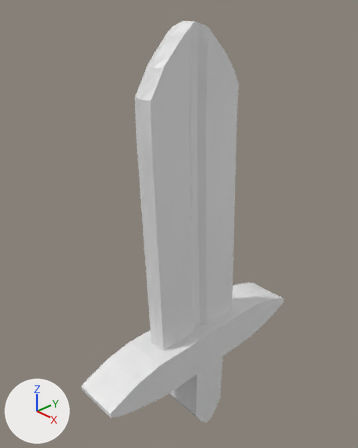
The Blender file Assets/3D-Models/sword.blend as it was, and as the next commit left it.
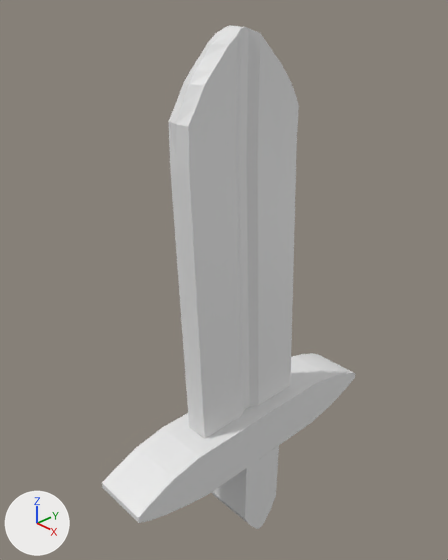
The first picture shows the older version from a camera (50 mm lens) standing at (0.1441, -0.147, -0.0367) and looking at (-0.0096, -0.0024, -0.1435). The close-ups show both versions on the part from 0% to 100% of the width and 0% to 100% of the height of that picture; other places that the commit changed are outside them. The axes (+X, +Y, +Z) are drawn at lower left. The lights are the same throughout.
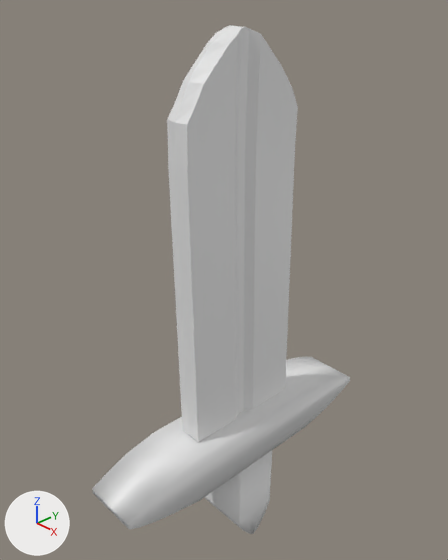
Changed parts and their boxes [x1, y1, x2, y2] in the close-ups (448 x 560 px):
'Cube.000', turned: before [168, 25, 299, 439]; after [167, 25, 298, 442]
'Cube.001', shading changed, moved: before [102, 353, 355, 523]; after [92, 357, 350, 529]
'Cube.002', moved: before [211, 446, 279, 529]; after [205, 451, 272, 534]

Diff of the bpy script that builds the scene:
```diff
--- a/Assets/3D-Models/sword.blend.py
+++ b/Assets/3D-Models/sword.blend.py
@@ me_cube_004 @@
 me_cube_004.from_pydata(...)  # 40 vertices, 38 faces; spans x -1.0..1.0, y -1.0..1.0, z -1.0..1.0
 # used by ob_cube_001; location = (0.0, 0.0, -0.2083); rotation_euler = (-1.573, 0.0, 0.0), in degrees (-90, 0, 0); scale = (0.0113, 0.0105, 0.0627)
+# me_cube_004 part 1: all faces are now shaded smooth (38 of 38 changed)
@@ ob_cube_001 @@
 ob_cube_001 = bpy.data.objects.new('Cube.001', me_cube_004)
-ob_cube_001.location = (0.0, 0.0, -0.2083)
+ob_cube_001.location = (0.0, -0.0041, -0.2083)
 ob_cube_001.rotation_euler = (-1.573, 0.0, 0.0)  # degrees (-90, 0, 0)
@@ ob_cube_000 @@
 ob_cube_000.location = (0.0, -0.0055, -0.0612)
+ob_cube_000.rotation_euler = (-0.0246, 0.0, 0.0)  # degrees (-1.4, 0, 0)
 ob_cube_000.scale = (0.00462, 0.0245, 0.0324)
@@ ob_cube_002 @@
 ob_cube_002 = bpy.data.objects.new('Cube.002', me_cube_008)
-ob_cube_002.location = (0.0, 0.0, -0.2539)
+ob_cube_002.location = (0.0, -0.0041, -0.2539)
 ob_cube_002.rotation_euler = (-3.15, 0.0, 0.0)  # degrees (-180, 0, 0)
```
